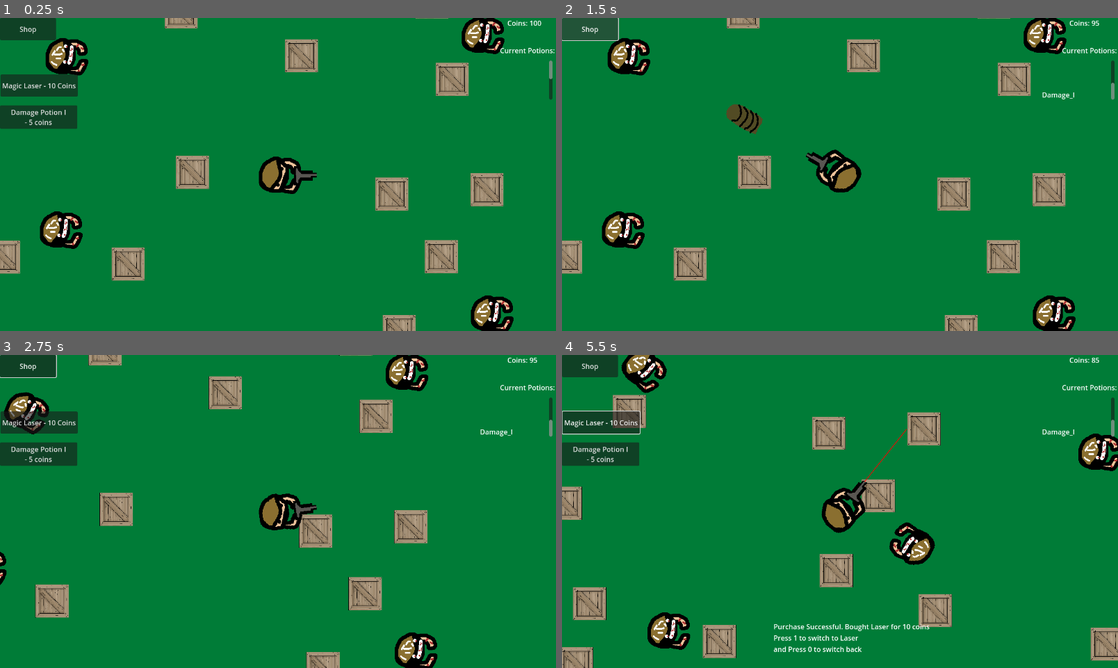
Above: before the commit, frames 1-4 (two rows, left to right).
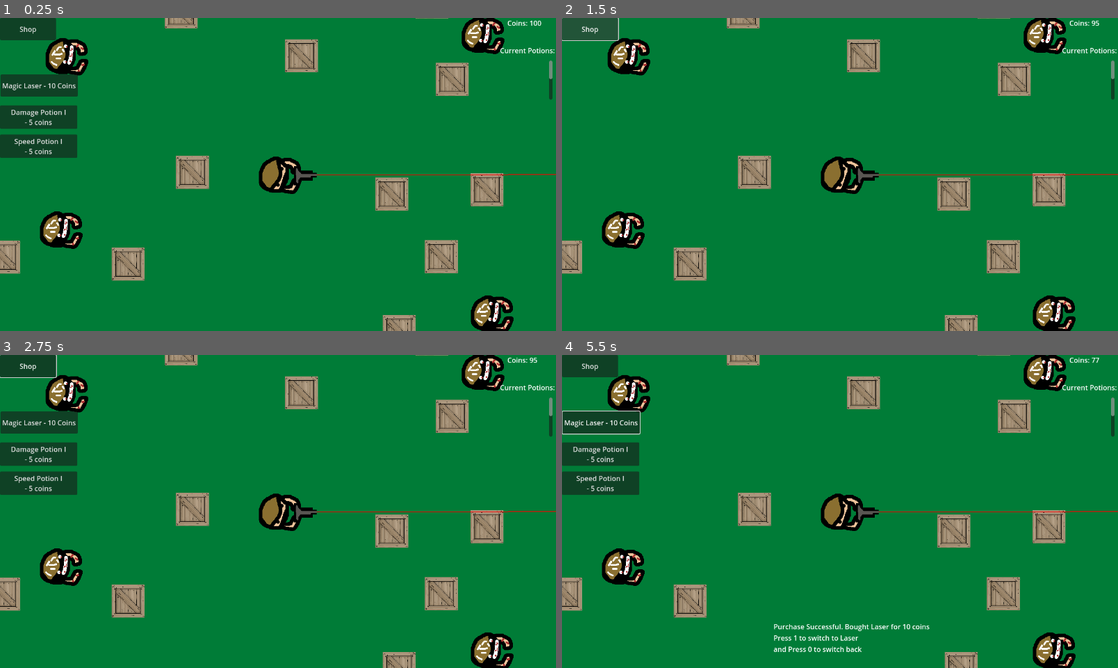
Above: after the commit, the same moments.

Repository: FlipSniper/BATTLEGROUNDS
Game: Godot game, scene res://scenes/world.tscn
Same seed, same stepped clock (60 frames per second), same inputs: the game is played once before the commit and once after it.
Inputs (mouse positions are in pixels of both pictures, inside the frame that each line leads up to):
- Up to frame 1 (0.25 s): no input
- Up to frame 2 (1.5 s): click "Damage Potion I - 5 coins" at 0.5 s; click "Shop" at 1.25 s
- Up to frame 3 (2.75 s): tap Enter at 2 s; move the mouse to (400, 495) at 2.02 s; press the mouse at (400, 495) at 2.03 s; hold D (move_right) from 2.03 s (still down)
- Up to frame 4 (5.5 s): release D (move_right) at 2.75 s; release the mouse at (962, 495) at 2.75 s; click (600, 483) at 2.75 s, where only the run after the commit has a clickable "Speed Potion I - 5 coins"; click "Magic Laser - 10 Coins" at 3.5 s; move the mouse to (728, 527) at 4.27 s; hold S (move_down) 4.28-5.03 s; tap 0 (toggle_gun) at 4.35 s; move the mouse to (895, 442) at 5.02 s; hold D (move_right) from 5.03 s (still down); tap 1 (toggle_laser) at 5.1 s

The runs differ from the first frame. In frame 1, 1.2% of the frame differs, in the area x 0-100%, y 37-51%; in frame 2, 1.5%; in frame 3, 17%; in frame 4, 19%, in the area x 0-100%, y 0-100%.
Error after the commit: Parse Error: Could not parse global class "Enemy" from "res://scripts/enemy.gd". (res://scripts/bullet.gd:25)

Commit message:
Speed Potion

Diff:
--- a/battlegorunds/scenes/ui.tscn
+++ b/battlegorunds/scenes/ui.tscn
@@ -113,6 +113,61 @@
 grow_vertical = 2
 text = "Purchase Failed. You've drunk to many potions, wait until the effects wear off."
 
+[node name="Speed" type="Button" parent="Shop"]
+offset_top = 268.0
+offset_right = 178.0
+offset_bottom = 322.0
+text = "Speed Potion I
+- 5 coins"
+
+[node name="Successful" type="Label" parent="Shop/Speed"]
+visible = false
+layout_mode = 1
+anchors_preset = 8
+anchor_left = 0.5
+anchor_top = 0.5
+anchor_right = 0.5
+anchor_bottom = 0.5
+offset_left = 396.5
+offset_top = 457.5
+offset_right = 756.5
+offset_bottom = 532.5
+grow_horizontal = 2
+grow_vertical = 2
+text = "Purchase Successful. Bought Speed for 5 coins."
+
+[node name="Failure_Coins" type="Label" parent="Shop/Speed"]
+visible = false
+layout_mode = 1
+anchors_preset = 8
+anchor_left = 0.5
+anchor_top = 0.5
+anchor_right = 0.5
+anchor_bottom = 0.5
+offset_left = 420.5
+offset_top = 464.0
+offset_right = 732.5
+offset_bottom = 487.0
+grow_horizontal = 2
+grow_vertical = 2
+text = "Purchase Failed. You don't have enough."
+
+[node name="Failure_Potions" type="Label" parent="Shop/Speed"]
+visible = false
+layout_mode = 1
+anchors_preset = 8
+anchor_left = 0.5
+anchor_top = 0.5
+anchor_right = 0.5
+anchor_bottom = 0.5
+offset_left = 420.5
+offset_top = 464.0
+offset_right = 732.5
+offset_bottom = 487.0
+grow_horizontal = 2
+grow_vertical = 2
+text = "Purchase Failed. You've drunk to many potions, wait until the effects wear off."
+
 [node name="Default" type="CanvasLayer" parent="."]
 script = ExtResource("2_x4jx1")
 
@@ -179,4 +234,5 @@
 
 [connection signal="pressed" from="Shop/Laser" to="Shop" method="buy_laser"]
 [connection signal="pressed" from="Shop/Damage" to="Shop" method="buy_damage_I"]
+[connection signal="pressed" from="Shop/Speed" to="Shop" method="buy_speed_I"]
 [connection signal="pressed" from="Default/Button" to="Default" method="_on_button_pressed"]
--- a/battlegorunds/scripts/Shop.gd
+++ b/battlegorunds/scripts/Shop.gd
@@ -18,8 +18,7 @@
 
 func buy_damage_I() -> void:
 	var player = get_tree().current_scene.get_node_or_null("Player")
-	print(Default.potions_equipped.size())
-	if Inventory.coins >= 5 and Default.potions_equipped.size() <= 7:
+	if Inventory.coins >= 5 and Default.potions_equipped.size() < 8:
 		Inventory.coins -= 5
 		$Damage/Successful.visible = true
 		Inventory.potions.append("Damage_I")
@@ -29,7 +28,25 @@
 		$Damage/Failure_Coins.visible = true
 		await get_tree().create_timer(2).timeout
 		$Damage/Failure_Coins.visible = false
-	elif !Default.potions_equipped.size() <= 7:
+	elif !Default.potions_equipped.size() < 8:
 		$Damage/Failure_Potions.visible = true
 		await get_tree().create_timer(2).timeout
 		$Damage/Failure_Potions.visible = false
+
+
+func buy_speed_I() -> void:
+	var player = get_tree().current_scene.get_node_or_null("Player")
+	if Inventory.coins >= 8 and Default.potions_equipped.size() < 8:
+		Inventory.coins -= 8
+		$Speed/Successful.visible = true
+		Inventory.potions.append("Speed_I")
+		await get_tree().create_timer(2).timeout
+		$Speed/Successful.visible = false
+	elif !Inventory.coins >= 8:
+		$Speed/Failure_Coins.visible = true
+		await get_tree().create_timer(2).timeout
+		$Speed/Failure_Coins.visible = false
+	elif !Default.potions_equipped.size() < 8:
+		$Speed/Failure_Potions.visible = true
+		await get_tree().create_timer(2).timeout
+		$Speed/Failure_Potions.visible = false
--- a/battlegorunds/scripts/default.gd
+++ b/battlegorunds/scripts/default.gd
@@ -13,7 +13,6 @@
 
 func potion(name: String) -> void:
 	if potions_equipped.size() >= MAX_POTIONS:
-		push_warning("No empty potion slots available!")
 		return
 
 	potions_equipped.append(name)
@@ -34,4 +33,3 @@
 			child.queue_free()
 			potions_equipped.erase(name)
 			return
-	push_warning("Potion not found: " + name)
--- a/battlegorunds/scripts/enemy.gd
+++ b/battlegorunds/scripts/enemy.gd
@@ -12,9 +12,13 @@
 var stop_distance := 20.0
 var spawn_pos
 
-var hit_points : int = 6
+var hit_points : int
+var rng = RandomNumberGenerator
 
 @export var drop : PackedScene
+
+func _ready() -> void::
+
 
 func _process(delta: float) -> void:
 	if player != null:
@@ -40,7 +44,6 @@
 	if body is Player:
 		if player == null:
 			player = body
-			print(name +" found the player")
 
 
 func _on_player_detector_body_exited(body: Node2D) -> void:
--- a/battlegorunds/scripts/player.gd
+++ b/battlegorunds/scripts/player.gd
@@ -23,7 +23,7 @@
 
 func _process(delta: float) -> void:
 	look_at(get_global_mouse_position())
-	time_since_last_shot += delta  # track time
+	time_since_last_shot += delta
 
 	if Input.is_action_just_pressed("quit"):
 		get_tree().quit()
@@ -75,7 +75,6 @@
 				collider.player = self
 				collider.take_damage(damage)
 	if Inventory.potions.size() != 0:
-		print("trying")
 		for i in range(0,Inventory.potions.size()):
 			print(Inventory.potions)
 			var potion = Inventory.potions[i]
@@ -86,7 +85,13 @@
 						$UI/Default.potion("Damage_I")
 						Inventory.potions.remove_at(i)
 						print(Inventory.potions)
-						start_timer(60,1)
+						start_timer("Damage_I",60,1)
+					if potion == "Speed_I":
+						speed += 50
+						$UI/Default.potion("Speed_I")
+						Inventory.potions.remove_at(i)
+						print(Inventory.potions)
+						start_timer("Speed_I",60,50)
 func _physics_process(delta: float) -> void:
 	var move_dir = Vector2(Input.get_axis("move_left", "move_right"),
 	Input.get_axis("move_up", "move_down"))
@@ -99,10 +104,14 @@
 
 	move_and_slide()
 
-func start_timer(time,damage_sub):
+func start_timer(name, time, attribute_sub):
 	await get_tree().create_timer(time).timeout
-	damage-=damage_sub
-	$UI/Default.potion_disable("Damage_I")
+	if name == "Damage_I":
+		damage-=attribute_sub
+		$UI/Default.potion_disable("Damage_I")
+	if name == "Speed_I":
+		damage-=attribute_sub
+		$UI/Default.potion_disable("Speed_I")
 
 func _on_hit_box_body_entered(body: Node2D) -> void:
 	if body is Enemy:
